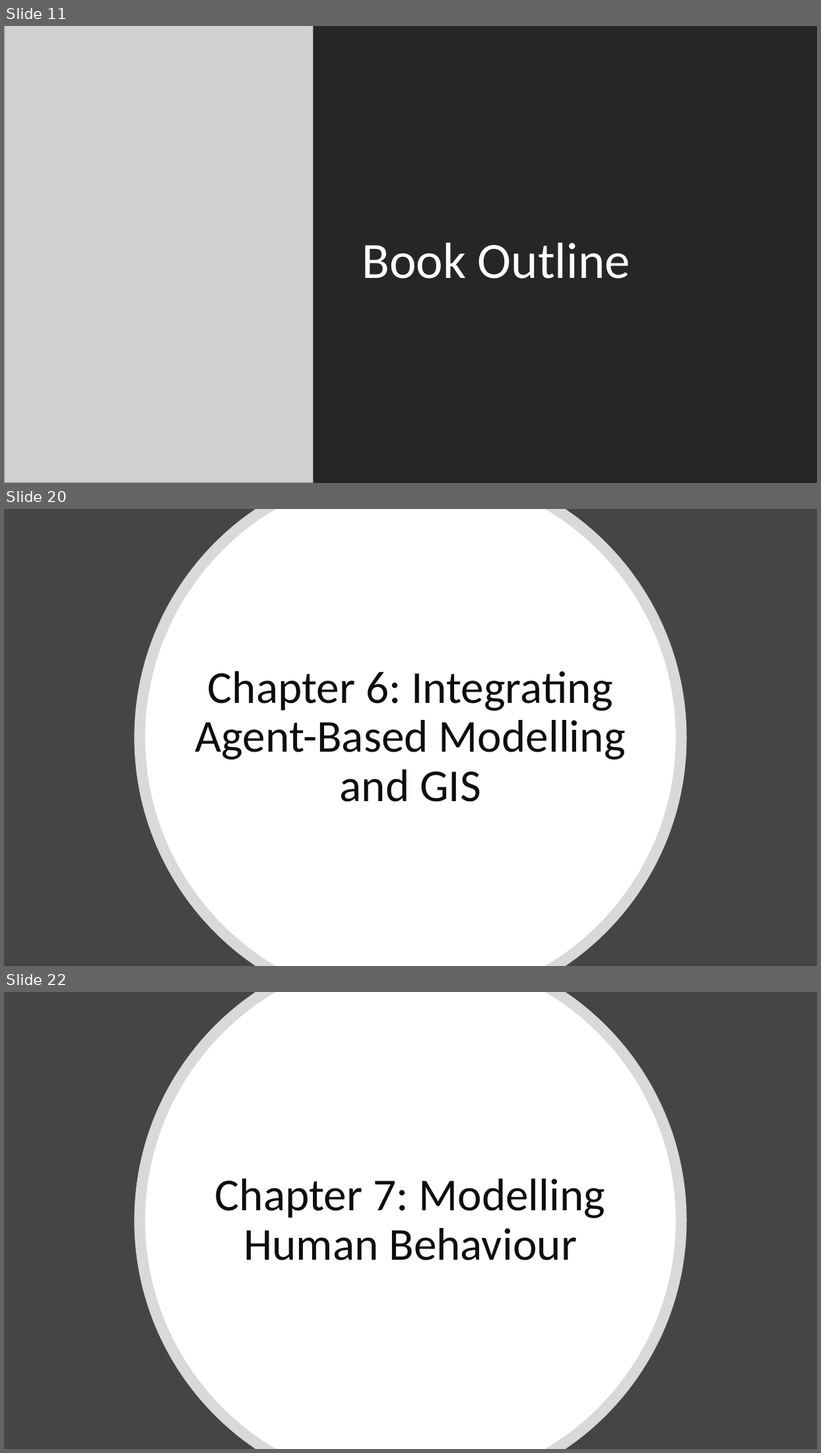
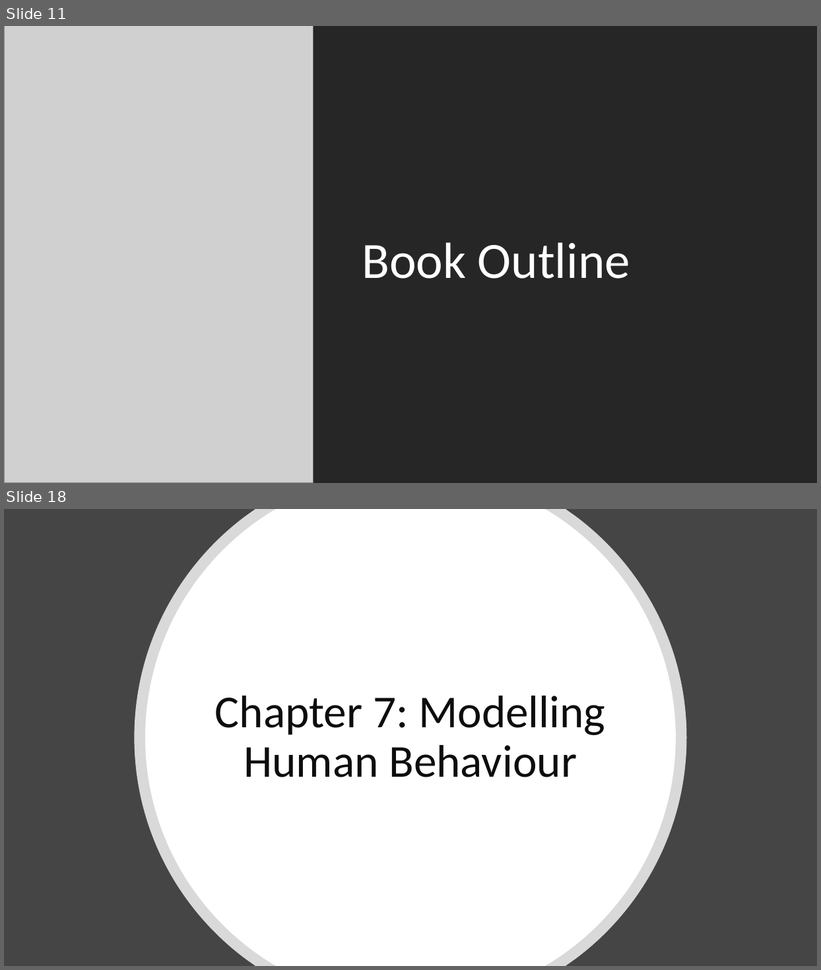
Before and after one commit to abmgis/abmgis, a slide deck: Chapter01-ABMGIS/Chapter1.pptx. Shown one above the other, each under a label of ours: slides 11, 20 and 22 before the commit, slides 11 and 18 after it; the slides between them are not shown. The pictures are 821x1453 and 821x970 pixels, drawn with LibreOffice and Linux fonts; fonts in the diff are those of the drawing; grey boxes stand for pictures. Boxes give left, top, right and bottom in pixels: in the first picture for what was removed or moved away, otherwise in the second. Text is boxed around its words. In the diff, an @@ line names an element or a change of style, - is before the commit and + after.

```diff
--- a/Chapter01-ABMGIS/Chapter1.pptx
+++ b/Chapter01-ABMGIS/Chapter1.pptx
@@ slide 20 removed at bbox=[4, 509, 817, 966], background #454545 @@
@@ freeform shape removed at bbox=[135, 509, 687, 966] @@
@@ freeform shape removed at bbox=[145, 509, 677, 966] @@
@@ title removed at bbox=[195, 671, 626, 802] @@
-Chapter 6: Integrating Agent-Based Modelling and GIS
@@ what was slide 22 is now slide 18 @@
```
Also in this commit, not shown: 3 slides changed, 8 slides added, 10 other slides removed.
